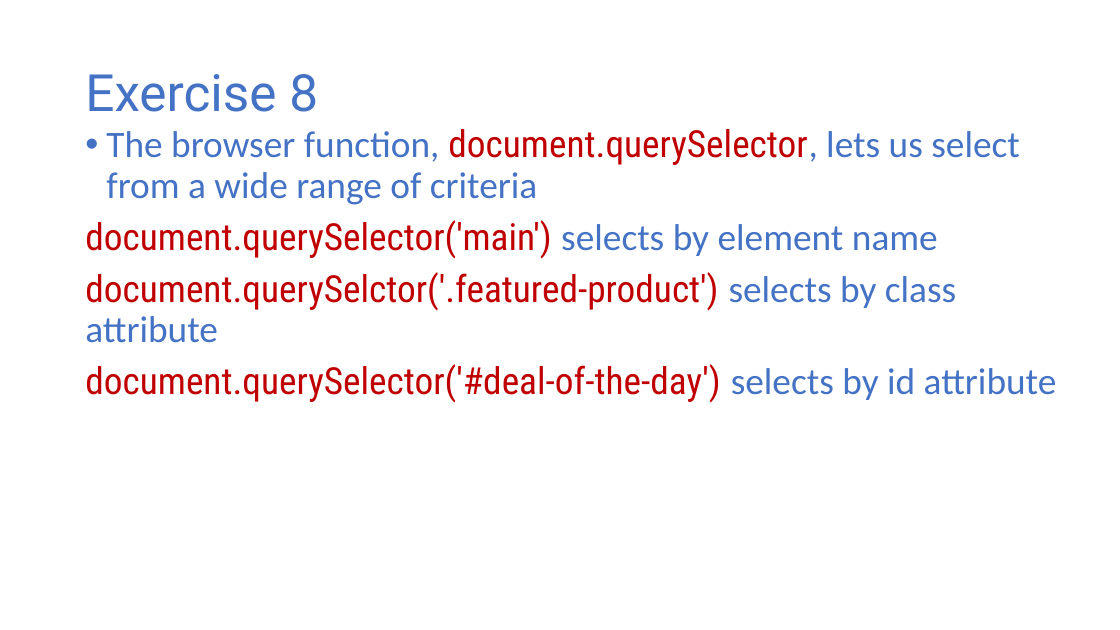
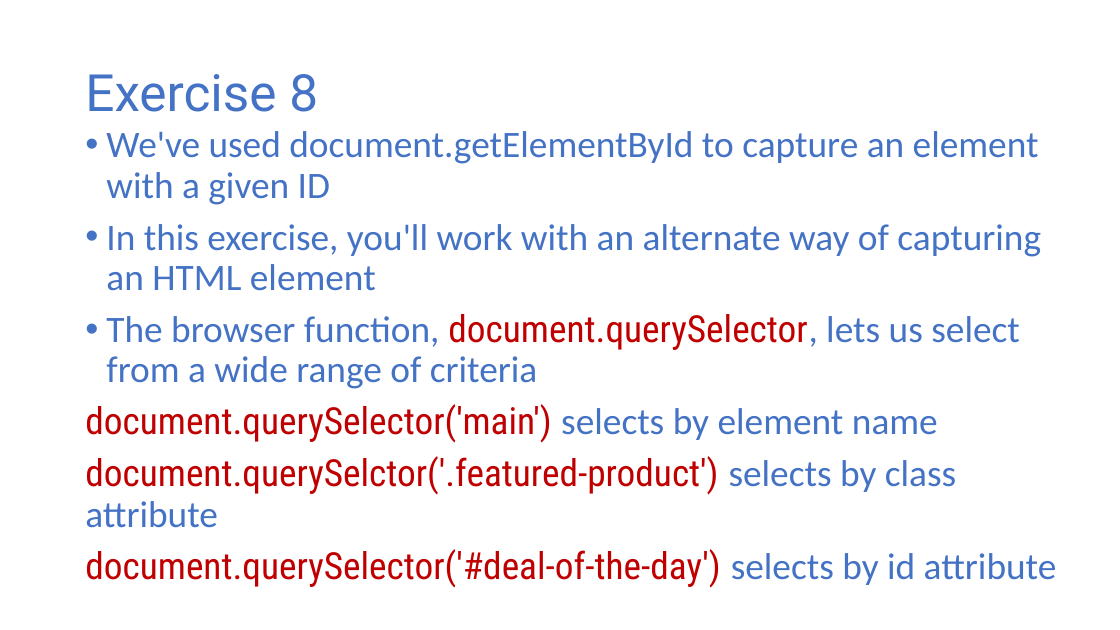
Before and after one commit to halbhelms/codingcareer, a slide deck: slide 19 of public/video-presentation/video-presentation.pptx (slide 13 before the commit). Drawn at 1120x630 pixels with LibreOffice and Linux fonts; fonts in the diff are those of the drawing. Boxes give left, top, right and bottom in pixels: in the first picture for what was removed or moved away, otherwise in the second. Text is boxed around its words. In the diff, an @@ line names an element or a change of style, - is before the commit and + after.

```diff
--- a/public/video-presentation/video-presentation.pptx
+++ b/public/video-presentation/video-presentation.pptx
@@ text at (106,131,1041,291): paragraphs added @@
+• We've used document.getElementById to capture an element with a given ID
+• In this exercise, you'll work with an alternate way of capturing an HTML element
```
Also in this commit, not shown: 19 other slides changed, 15 slides added, 2 other files.
